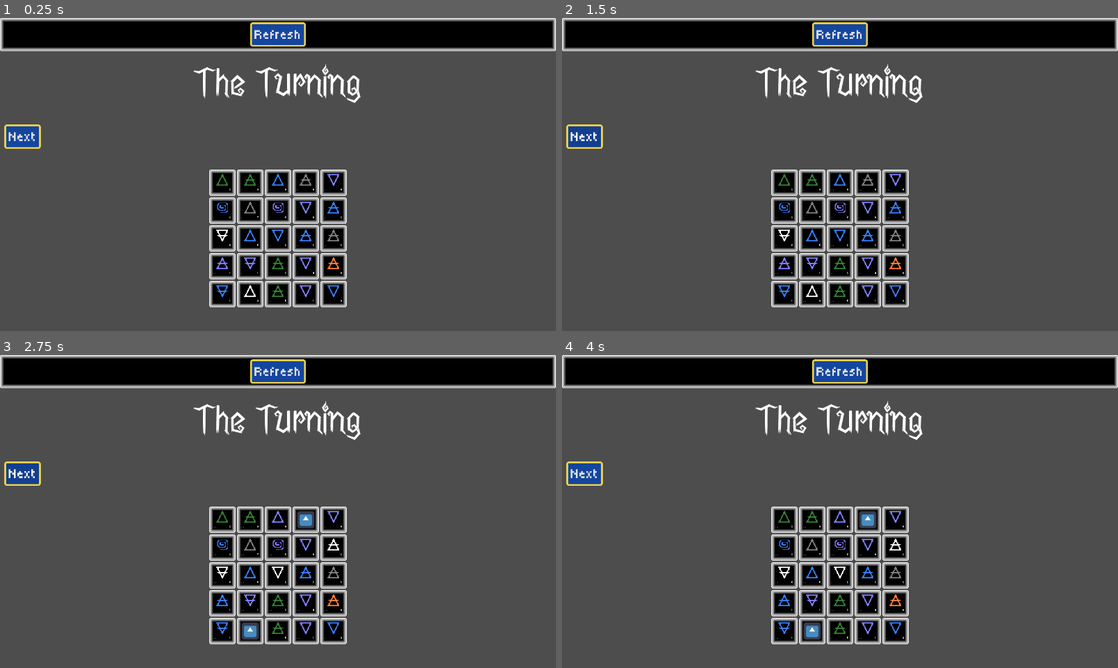
Above: before the commit, frames 1-4 (two rows, left to right).
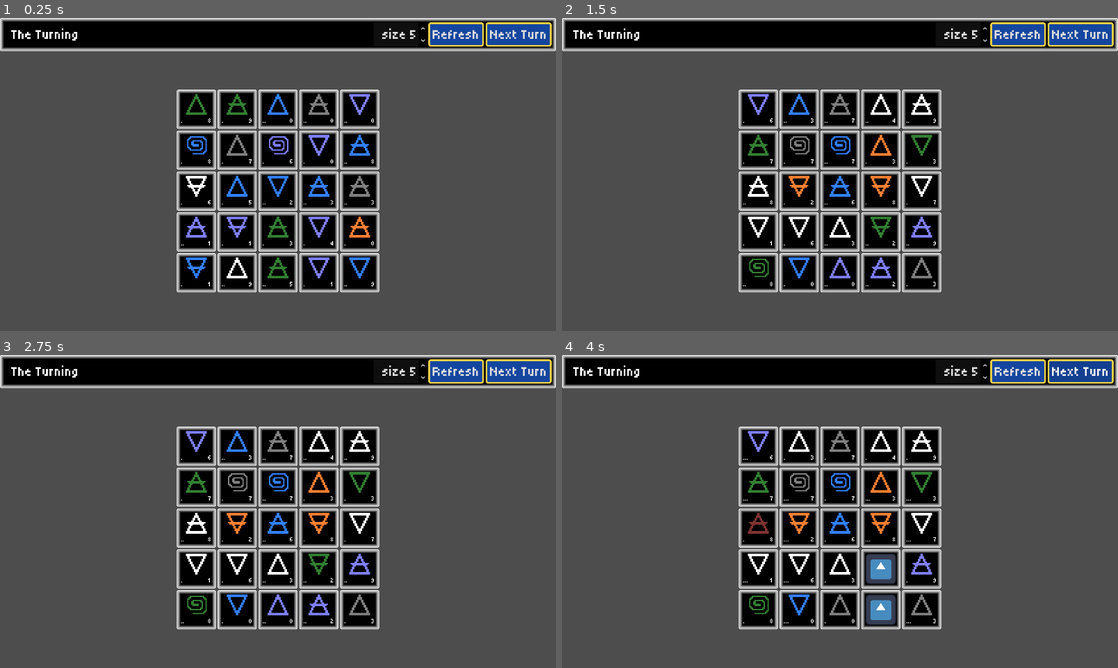
Above: after the commit, the same moments.

Repository: bjornarprytz/witchwork
Game: Godot game, scene res://interface/main.tscn
The game is run twice, just before and just after one commit, with the same random seed, the same clock (stepped at 60 frames per second) and the same inputs. The engine's default icon, where the game draws it, is replaced by a stand-in: a white triangle on a blue panel in a dark square.
Inputs (mouse positions are in pixels of both pictures, inside the frame that each line leads up to):
- Up to frame 1 (0.25 s): no input
- Up to frame 2 (1.5 s): click "Refresh" at 0.5 s; click (584, 136) at 1.25 s, where only the run before the commit has a clickable "Next"
- Up to frame 3 (2.75 s): click (22, 473) at 2 s, where only the run before the commit has a clickable "Next"
- Up to frame 4 (4 s): click (1079, 370) at 2.75 s, where only the run after the commit has a clickable "Next Turn"; click (1079, 370) at 3.5 s, where only the run after the commit has a clickable "Next Turn"

The runs differ from the first frame. In frame 1, 24% of the frame differs, in the area x 0-100%, y 1-93%; in frame 2, 24%; in frame 3, 24%; in frame 4, 24%.

Commit message:
slight refactor effects+shifts

Diff:
--- a/src/interface/cell_ui.tscn
+++ b/src/interface/cell_ui.tscn
@@ -6,11 +6,10 @@
 
 [node name="Cell" type="PanelContainer" unique_id=1724005932]
 texture_filter = 3
-custom_minimum_size = Vector2(60, 60)
-custom_maximum_size = Vector2(60, 60)
-offset_left = -4.0
-offset_right = 61.0
-offset_bottom = 57.0
+custom_minimum_size = Vector2(90, 90)
+custom_maximum_size = Vector2(90, 90)
+offset_right = 60.0
+offset_bottom = 60.0
 theme = ExtResource("1_2v366")
 script = ExtResource("2_0shox")
 
--- a/src/interface/main.gd
+++ b/src/interface/main.gd
@@ -2,6 +2,13 @@
 extends Node2D
 
 @onready var the_turning: TheTurningUI = %TheTurning
+@onready var spin_box: SpinBox = %SpinBox
 
 func _ready() -> void:
 	the_turning.load_turning(TheTurning.new(5))
+
+func _on_next_turn_pressed() -> void:
+	the_turning.next_turn()
+
+func _on_refresh_pressed() -> void:
+	the_turning.load_turning(TheTurning.new(int(spin_box.value)))
--- a/src/interface/main.tscn
+++ b/src/interface/main.tscn
@@ -16,33 +16,56 @@
 grow_horizontal = 2
 grow_vertical = 2
 
-[node name="VBoxContainer" type="VBoxContainer" parent="CanvasLayer/Control" unique_id=1374736591]
-layout_mode = 1
-anchors_preset = 15
-anchor_right = 1.0
-anchor_bottom = 1.0
-grow_horizontal = 2
-grow_vertical = 2
+[node name="TopUI" type="PanelContainer" parent="CanvasLayer/Control" unique_id=2017068546]
+layout_mode = 0
+offset_right = 1280.0
+offset_bottom = 76.0
 
-[node name="TopUI" type="PanelContainer" parent="CanvasLayer/Control/VBoxContainer" unique_id=2017068546]
+[node name="Buttons" type="HBoxContainer" parent="CanvasLayer/Control/TopUI" unique_id=559333139]
 layout_mode = 2
 
-[node name="Buttons" type="HBoxContainer" parent="CanvasLayer/Control/VBoxContainer/TopUI" unique_id=559333139]
+[node name="Text" type="RichTextLabel" parent="CanvasLayer/Control/TopUI/Buttons" unique_id=1757869846]
 layout_mode = 2
-size_flags_horizontal = 4
+text = "  The Turning"
+fit_content = true
+autowrap_mode = 0
+vertical_alignment = 1
 
-[node name="Button" type="Button" parent="CanvasLayer/Control/VBoxContainer/TopUI/Buttons" unique_id=50068711]
+[node name="Control" type="Control" parent="CanvasLayer/Control/TopUI/Buttons" unique_id=1686100982]
+layout_mode = 2
+size_flags_horizontal = 3
+
+[node name="SpinBox" type="SpinBox" parent="CanvasLayer/Control/TopUI/Buttons" unique_id=365798510]
+unique_name_in_owner = true
+layout_mode = 2
+min_value = 1.0
+value = 5.0
+rounded = true
+alignment = 2
+prefix = "size"
+
+[node name="Refresh" type="Button" parent="CanvasLayer/Control/TopUI/Buttons" unique_id=50068711]
 layout_mode = 2
 text = "Refresh"
 
-[node name="GameView" type="MarginContainer" parent="CanvasLayer/Control/VBoxContainer" unique_id=119077404]
+[node name="NextTurn" type="Button" parent="CanvasLayer/Control/TopUI/Buttons" unique_id=1483144327]
 layout_mode = 2
+text = "Next Turn"
+
+[node name="GameView" type="MarginContainer" parent="CanvasLayer/Control" unique_id=119077404]
+layout_mode = 0
+offset_top = 76.0
+offset_right = 1280.0
+offset_bottom = 720.0
 size_flags_vertical = 3
 theme_override_constants/margin_left = 10
 theme_override_constants/margin_top = 10
 theme_override_constants/margin_right = 10
 theme_override_constants/margin_bottom = 10
 
-[node name="TheTurning" parent="CanvasLayer/Control/VBoxContainer/GameView" unique_id=276444585 instance=ExtResource("2_rfu3d")]
+[node name="TheTurning" parent="CanvasLayer/Control/GameView" unique_id=276444585 instance=ExtResource("2_rfu3d")]
 unique_name_in_owner = true
 layout_mode = 2
+
+[connection signal="pressed" from="CanvasLayer/Control/TopUI/Buttons/Refresh" to="." method="_on_refresh_pressed"]
+[connection signal="pressed" from="CanvasLayer/Control/TopUI/Buttons/NextTurn" to="." method="_on_next_turn_pressed"]
--- a/src/interface/the_turning_ui.gd
+++ b/src/interface/the_turning_ui.gd
@@ -19,6 +19,5 @@
 		cell_ui.cell = c
 		board.add_child(cell_ui)
 
-
-func _on_button_pressed() -> void:
+func next_turn():
 	_turning.turn()
--- a/src/interface/the_turning_ui.tscn
+++ b/src/interface/the_turning_ui.tscn
@@ -5,28 +5,9 @@
 [node name="TheTurning" type="VBoxContainer" unique_id=276444585]
 script = ExtResource("1_04kan")
 
-[node name="TitleContainer" type="CenterContainer" parent="." unique_id=693746479]
-layout_mode = 2
-
-[node name="Text" type="RichTextLabel" parent="TitleContainer" unique_id=732383435]
-layout_mode = 2
-theme_type_variation = &"Title"
-text = "The Turning"
-fit_content = true
-autowrap_mode = 0
-
-[node name="Controls" type="HBoxContainer" parent="." unique_id=556578917]
-layout_mode = 2
-
-[node name="Button" type="Button" parent="Controls" unique_id=830809516]
-layout_mode = 2
-text = "Next"
-
 [node name="Board" type="GridContainer" parent="." unique_id=1747552054]
 unique_name_in_owner = true
 layout_mode = 2
 size_flags_horizontal = 4
 size_flags_vertical = 6
 columns = 5
-
-[connection signal="pressed" from="Controls/Button" to="." method="_on_button_pressed"]
--- a/src/interface/theme/global_theme.tres
+++ b/src/interface/theme/global_theme.tres
@@ -73,7 +73,7 @@
 Button/styles/pressed = SubResource("StyleBoxFlat_fxndc")
 PanelContainer/styles/panel = SubResource("StyleBoxTexture_aymhc")
 Subtext/base_type = &"RichTextLabel"
-Subtext/font_sizes/normal_font_size = 8
+Subtext/font_sizes/normal_font_size = 16
 Title/base_type = &"RichTextLabel"
 Title/font_sizes/normal_font_size = 64
 Title/fonts/normal_font = ExtResource("2_6lonj")
--- a/src/interface/theme/theme_gen.gd
+++ b/src/interface/theme/theme_gen.gd
@@ -20,7 +20,7 @@
 
 var default_font = preload("res://assets/fonts/Tiny5-Regular.ttf")
 var default_font_size = 32
-var mini_font_size = 8
+var mini_font_size = 16
 
 var title_font = preload("res://assets/fonts/rune-witch-font/RuneWitch-PVa3B.otf")
 var title_font_size = 64
--- a/src/system/event_bus.gd
+++ b/src/system/event_bus.gd
@@ -1 +1,6 @@
 extends Node
+
+
+signal effect_resolved(result: Effect.Result)
+signal shift_resolved(result: Shift.Result)
+signal turn_ended(turn: Turn)
--- a/src/system/the_turning/effect/drift.gd
+++ b/src/system/the_turning/effect/drift.gd
@@ -6,8 +6,15 @@
 func _init(cell_: Cell):
 	cell = cell_
 
-func resolve(context: TheTurning) -> Array[Shift]:
+func resolve_effect(context: TheTurning) -> Array[Shift.Result]:
 	## TODO: Drift, depending on the element
 	print("Drift: [%s]" % cell)
 
-	return [PhaseChange.new(context.board, cell, Materia.next_phase(cell.materia.phase))]
+	if (cell.materia == null):
+		return [] # TODO: Maybe spawn somethings instead
+
+	var shift = PhaseChange.new(cell, Materia.next_phase(cell.materia.phase))
+
+	var r = shift.resolve(context)
+
+	return [r]
--- a/src/system/the_turning/effect/effect.gd
+++ b/src/system/the_turning/effect/effect.gd
@@ -3,5 +3,29 @@
 class_name Effect
 extends Object
 
+var _is_resolved = false
+
+class Result:
+	var effect: Effect
+	var shifts: Array[Shift.Result]
+
+	func is_noop():
+		return shifts.is_empty()
+
+func resolve(context: TheTurning) -> Result:
+	assert(!_is_resolved)
+
+	var shift_results = resolve_effect(context)
+	var r = _result(shift_results)
+	_is_resolved = true
+	Events.effect_resolved.emit(r)
+	return r
+
 @abstract
-func resolve(context: TheTurning) -> Array[Shift]
+func resolve_effect(context: TheTurning) -> Array[Shift.Result]
+
+func _result(shifts: Array[Shift.Result]) -> Result:
+	var r = Result.new()
+	r.effect = self
+	r.shifts = shifts
+	return r
--- a/src/system/the_turning/effect/settle.gd
+++ b/src/system/the_turning/effect/settle.gd
@@ -6,7 +6,7 @@
 func _init(cell_: Cell):
 	cell = cell_
 
-func resolve(context: TheTurning) -> Array[Shift]:
+func resolve_effect(context: TheTurning) -> Array[Shift.Result]:
 	## TODO: Settle, depending on the essence
 	print("Settle: [%s]" % cell)
 
@@ -14,11 +14,13 @@
 		null,
 		null,
 		null,
-		Transmutation.new(context.board, cell, Materia.random_essence()),
-		Destruction.new(context.board, cell)
+		Transmutation.new(cell, Materia.random_essence()),
+		Destruction.new(cell)
 	].pick_random()
 
 	if (shift == null):
 		return []
 
-	return [shift]
+	var r = shift.resolve(context)
+
+	return [r]
--- a/src/system/the_turning/effect/unfold.gd
+++ b/src/system/the_turning/effect/unfold.gd
@@ -6,9 +6,12 @@
 func _init(cell_: Cell):
 	cell = cell_
 
-func resolve(_context: TheTurning) -> Array[Shift]:
+func resolve_effect(context: TheTurning) -> Array[Shift.Result]:
 	## TODO: Unfold, depending on the essence and element
 
 	print("Unfold: [%s]" % cell)
 
-	return []
+	# TODO: Examine this. The settling should follow the materia, not the cell
+	var settle = Settle.new(cell)
+	var settle_results = settle.resolve(context)
+	return settle_results.shifts
--- a/src/system/the_turning/shift/creation.gd
+++ b/src/system/the_turning/shift/creation.gd
@@ -3,11 +3,11 @@
 
 var to_create: Materia
 
-func _init(b: Board, t: Cell, m: Materia) -> void:
-	super._init(b,t)
+func _init(t: Cell, m: Materia) -> void:
+	super._init(t)
 	to_create = m
 
-func resolve_shift() -> Shift.Result:
+func resolve_shift(_context: TheTurning) -> Shift.Result:
 	assert(target.is_empty())
 
 	target.materia = to_create
--- a/src/system/the_turning/shift/destruction.gd
+++ b/src/system/the_turning/shift/destruction.gd
@@ -1,10 +1,10 @@
 class_name Destruction
 extends Shift
 
-func _init(b: Board, t: Cell) -> void:
-	super._init(b,t)
+func _init(t: Cell) -> void:
+	super._init(t)
 
-func resolve_shift() -> Shift.Result:
+func resolve_shift(_context: TheTurning) -> Shift.Result:
 	assert(!target.is_empty())
 
 	var destroyed_materia = target.materia
--- a/src/system/the_turning/shift/move.gd
+++ b/src/system/the_turning/shift/move.gd
@@ -4,11 +4,11 @@
 
 var destination: Cell
 
-func _init(b: Board, t: Cell, dest: Cell) -> void:
-	super._init(b,t)
+func _init(t: Cell, dest: Cell) -> void:
+	super._init(t)
 	destination = dest
 
-func resolve_shift() -> Shift.Result:
+func resolve_shift(_context: TheTurning) -> Shift.Result:
 	assert(!target.is_empty())
 	assert(destination.is_empty())
 
--- a/src/system/the_turning/shift/phase_change.gd
+++ b/src/system/the_turning/shift/phase_change.gd
@@ -3,11 +3,11 @@
 
 var to_phase: Materia.Phase
 
-func _init(b: Board, t: Cell, p: Materia.Phase) -> void:
-	super._init(b,t)
+func _init(t: Cell, p: Materia.Phase) -> void:
+	super._init(t)
 	to_phase = p
 
-func resolve_shift() -> Shift.Result:
+func resolve_shift(context: TheTurning) -> Shift.Result:
 	if (target.materia == null):
 		push_warning("Materia no longer exists during phase change")
 		return _noop()
--- a/src/system/the_turning/shift/realign.gd
+++ b/src/system/the_turning/shift/realign.gd
@@ -3,11 +3,11 @@
 
 var to_element: Materia.Element
 
-func _init(b: Board, t: Cell, e: Materia.Element) -> void:
-	super._init(b,t)
+func _init(t: Cell, e: Materia.Element) -> void:
+	super._init(t)
 	to_element = e
 
-func resolve_shift() -> Shift.Result:
+func resolve_shift(_context: TheTurning) -> Shift.Result:
 	var before = target.materia.element
 	target.materia.element = to_element
 
--- a/src/system/the_turning/shift/shift.gd
+++ b/src/system/the_turning/shift/shift.gd
@@ -7,23 +7,25 @@
 	var before: Variant
 	var after: Variant
 
-var board: Board
+	func is_noop():
+		return before == after
+
 var target: Cell
 
 var _is_resolved := false
 
-func _init(b: Board, t: Cell) -> void:
-	board = b
+func _init(t: Cell) -> void:
 	target = t
 
-func resolve() -> Result:
+func resolve(context: TheTurning) -> Result:
 	assert(!_is_resolved)
-	var r = resolve_shift()
+	var r = resolve_shift(context)
 	_is_resolved = true
+	Events.shift_resolved.emit(r)
 	return r
 
 @abstract
-func resolve_shift() -> Result
+func resolve_shift(context: TheTurning) -> Result
 
 func _result(before:Variant, after:Variant) -> Result:
 	var r = Result.new()
--- a/src/system/the_turning/shift/transmutation.gd
+++ b/src/system/the_turning/shift/transmutation.gd
@@ -3,11 +3,11 @@
 
 var to_essence: Materia.Essence
 
-func _init(b: Board, t: Cell, e: Materia.Essence) -> void:
-	super._init(b,t)
+func _init(t: Cell, e: Materia.Essence) -> void:
+	super._init(t)
 	to_essence = e
 
-func resolve_shift() -> Shift.Result:
+func resolve_shift(_context: TheTurning) -> Shift.Result:
 	var before = target.materia.essence
 	target.materia.essence = to_essence
 
--- a/src/system/the_turning/turn.gd
+++ b/src/system/the_turning/turn.gd
@@ -20,9 +20,8 @@
 func resolve() -> Array[Shift.Result]:
 	print("Starting turn #%d" % number)
 	assert (!is_resolved)
-	var unfold_shifts: Array[Shift] = []
-	var settle_shifts: Array[Shift] = []
-	var drift_shifts: Array[Shift] = []
+	var unfolds: Array[Effect] = []
+	var drifts: Array[Effect] = []
 	var cells = _board.cells
 
 	# Risen materia unfold, then settle
@@ -30,15 +29,14 @@
 		if c.materia == null:
 			continue
 		if c.materia.phase == Materia.Phase.Risen:
-			unfold_shifts.append_array(_unfold(c))
-			settle_shifts.append_array(_settle(c))
-		drift_shifts.append_array(_drift(c))
+			unfolds.append(_unfold(c))
+		drifts.append(_drift(c))
 
-	_flush(unfold_shifts)
-	_flush(settle_shifts)
-	_flush(drift_shifts)
+	_flush(unfolds)
+	_flush(drifts)
 
 	is_resolved = true
+	Events.turn_ended.emit(self)
 	return shift_results
 
 ## Returns reserved cells
@@ -58,20 +56,14 @@
 
 	return neighbours
 
-func _unfold(cell: Cell) -> Array[Shift]:
-	var unfold = Unfold.new(cell)
-	return unfold.resolve(_turning)
+func _unfold(cell: Cell) -> Effect:
+	return Unfold.new(cell)
 
-func _settle(cell: Cell) -> Array[Shift]:
-	var settle = Settle.new(cell)
-	return settle.resolve(_turning)
+func _drift(cell: Cell) -> Effect:
+	return Drift.new(cell)
 
-func _drift(cell: Cell) -> Array[Shift]:
-	var drift = Drift.new(cell)
-	return drift.resolve(_turning)
-
-## Resolve shifts, then clear them. Results are added to the turn results
-func _flush(shifts: Array[Shift]):
-	for s in shifts:
-		shift_results.append(s.resolve())
-	shifts.clear()
+## Resolve effects, then clear them. Results are added to the turn results
+func _flush(effects: Array[Effect]):
+	for s in effects:
+		shift_results.append_array(s.resolve(_turning).shifts)
+	effects.clear()
